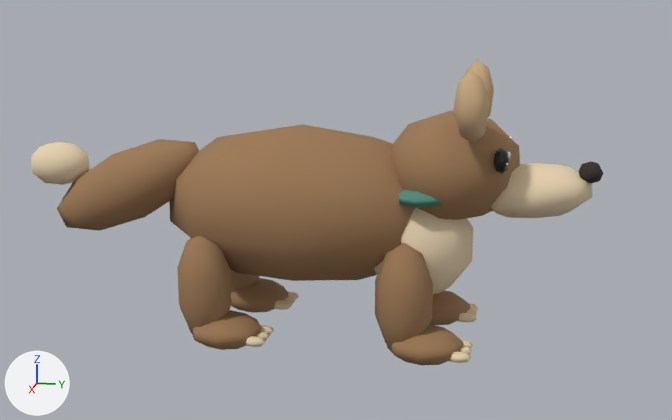
Renders of the glTF model public/models/dog-low.glb from each side of a commit.
Before and after are seen from a 50 mm lens placed at (5.46, 1.18, 2.14), pointed at (-0.01, 0.09, 0.77). Lighting does not change. The marker at lower left points along +X, +Y and +Z. The picture after the commit comes second. Both versions are drawn at frame 2 of the action 'attack'; the numbers are the values there.

Names of what the first picture shows: 'Body', 'Chest', 'Ear-1', 'LegBLUpper', 'LegBRUpper', 'LegFLUpper', 'LegFRUpper', 'Skull', 'Snout', 'TailFur', 'TailTip' and 7 more.
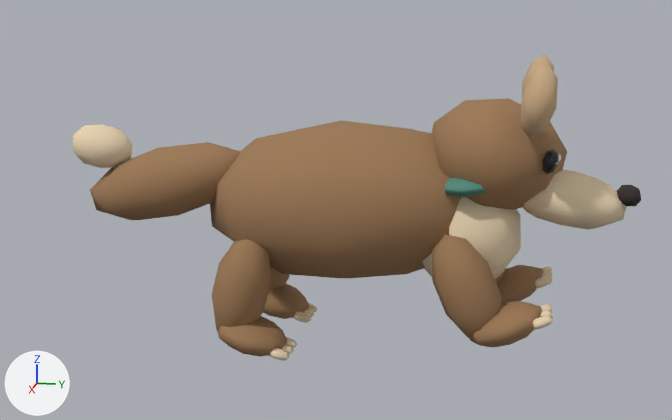
Not drawn themselves, but carrying or shaping drawn objects: ob_visual, ob_head, ob_legfl, ob_legbl, ob_legfr, ob_legbr, ob_tail.

Changed parts and their boxes [x1, y1, x2, y2] in the pictures (672 x 420 px):
'Body', moved
    before: [169, 124, 415, 281]
    after: [210, 120, 462, 278]
'Skull', moved, turned
    before: [390, 111, 520, 220]
    after: [432, 98, 567, 210]
'LegFRUpper', moved, turned
    before: [375, 243, 463, 366]
    after: [432, 234, 542, 347]
'TailFur', moved, turned
    before: [57, 139, 199, 231]
    after: [90, 142, 240, 220]
'LegBRUpper', moved, turned
    before: [177, 236, 262, 350]
    after: [212, 239, 287, 357]
'Chest', moved
    before: [374, 208, 473, 294]
    after: [422, 197, 521, 279]
'Snout', moved, turned
    before: [491, 163, 592, 218]
    after: [522, 170, 627, 230]
'Ear-1', moved, turned
    before: [453, 60, 494, 144]
    after: [520, 55, 558, 138]
'TailTip', moved, turned
    before: [31, 142, 90, 185]
    after: [72, 124, 132, 168]
'LegBLUpper', moved, turned
    before: [230, 269, 288, 313]
    after: [263, 267, 309, 319]
'LegFLUpper', moved, turned
    before: [429, 290, 470, 325]
    after: [495, 265, 543, 304]
'Collar', moved
    before: [399, 190, 443, 208]
    after: [445, 178, 487, 197]
'Nose', moved, turned
    before: [578, 161, 603, 183]
    after: [616, 185, 641, 206]
'LegBRClaw0', moved, turned
    before: [245, 325, 274, 347]
    after: [268, 337, 297, 361]
'LegFRClaw0', moved, turned
    before: [449, 340, 473, 363]
    after: [533, 304, 553, 330]
'EyeL', moved, turned
    before: [494, 148, 509, 174]
    after: [543, 149, 558, 174]
'LegBLClaw0', moved, turned
    before: [274, 291, 299, 310]
    after: [293, 303, 317, 323]
'LegFLClaw0', moved, turned
    before: [458, 303, 478, 322]
    after: [535, 267, 553, 289]
'Glint-1', moved, turned
    before: [507, 136, 512, 159]
    after: [558, 155, 561, 162]

Diff of the bpy script that builds the scene:
```diff
--- a/public/models/dog-low.glb.py
+++ b/public/models/dog-low.glb.py
@@ ob_visual @@
 ob_visual = bpy.data.objects.new('Visual', None)
-ob_visual.parent = ob_dog
+ob_visual.parent = ob_combatmotion
 ob_visual.location = (0.0, 0.0, 0.0)
@@ ob_head @@
 ob_head.location = (0.0, 0.67, 0.91)
-ob_head.rotation_euler = (0.0833, 0.0, 0.0)  # degrees (4.8, 0, 0)
+ob_head.rotation_euler = (-0.246, 0.0, 0.0)  # degrees (-14, 0, 0)
@@ ob_legfl @@
 ob_legfl.location = (-0.28, 0.47, 0.46)
+ob_legfl.rotation_euler = (0.394, 0.0, 0.0)  # degrees (23, 0, 0)
@@ ob_legbl @@
 ob_legbl.location = (-0.28, -0.56, 0.46)
+ob_legbl.rotation_euler = (-0.344, 0.0, 0.0)  # degrees (-20, 0, 0)
@@ ob_legfr @@
 ob_legfr.location = (0.28, 0.47, 0.46)
+ob_legfr.rotation_euler = (0.345, 0.0, 0.0)  # degrees (20, 0, 0)
@@ ob_legbr @@
 ob_legbr.location = (0.28, -0.56, 0.46)
+ob_legbr.rotation_euler = (-0.315, 0.0, 0.0)  # degrees (-18, 0, 0)
@@ ob_tail @@
 ob_tail.location = (0.0, -0.82, 0.75)
-ob_tail.rotation_euler = (0.0533, 0.0, 0.0)  # degrees (3.1, 0, 0)
+ob_tail.rotation_euler = (-0.193, 0.0, 0.0)  # degrees (-11, 0, 0)
@@ ob_combatmotion @@
+ob_combatmotion = bpy.data.objects.new('CombatMotion', None)
+ob_combatmotion.parent = ob_dog
+ob_combatmotion.location = (0.0, 0.267, 0.0345)
+ob_combatmotion.rotation_euler = (0.059, -0.0000376, 0.000952)  # degrees (3.4, 0, 0.1)
```
